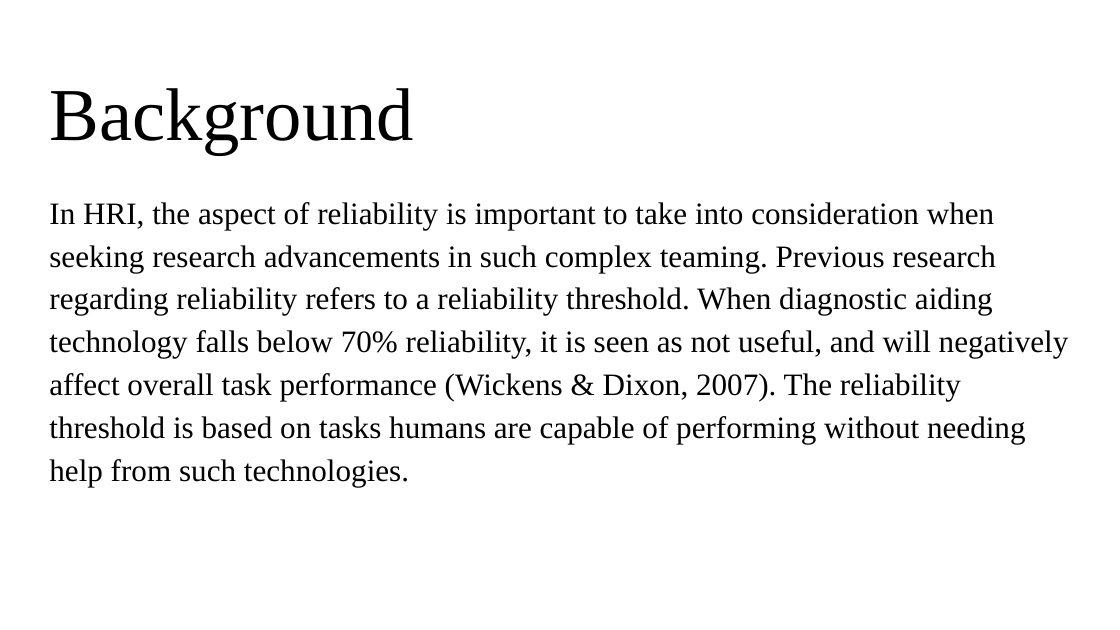
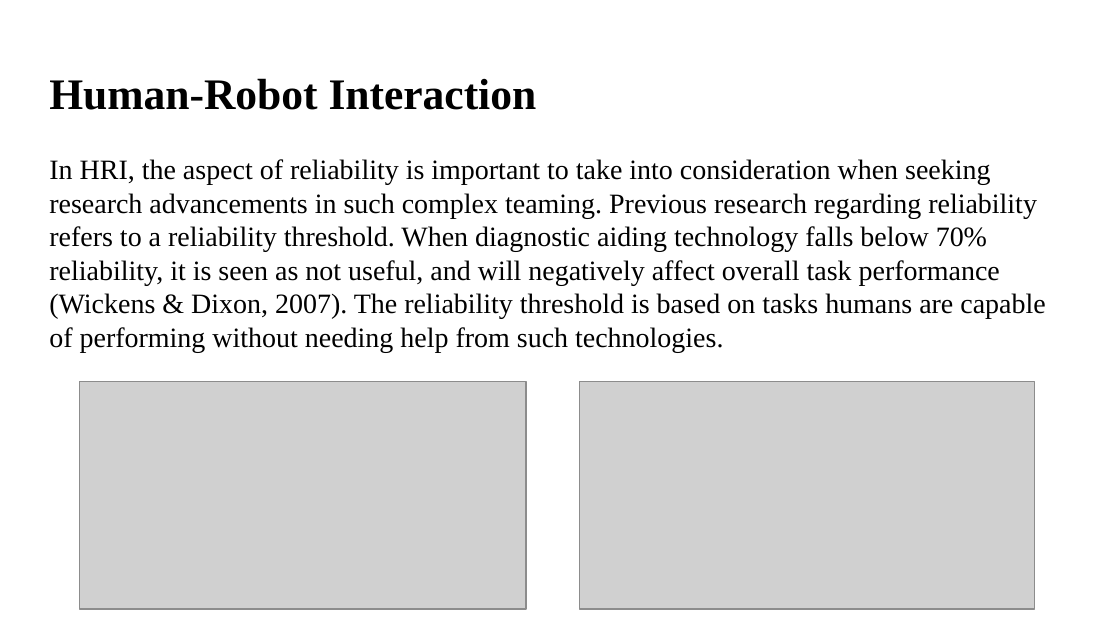
Before and after one commit to blakeanguyen/project_template, a slide deck: slide 2 of Final Project PowerPoint_110218BN.pptx. Drawn at 1120x630 pixels with LibreOffice and Linux fonts; fonts in the diff are those of the drawing; grey boxes stand for pictures. Boxes give left, top, right and bottom in pixels: in the first picture for what was removed or moved away, otherwise in the second. Text is boxed around its words. In the diff, an @@ line names an element or a change of style, - is before the commit and + after.

Commit message:
revised
Powerpoint -BN

```diff
--- a/Final Project PowerPoint_110218BN.pptx
+++ b/Final Project PowerPoint_110218BN.pptx
@@ title at bbox=[49, 78, 1045, 353]: text changed; size 20 to 18 pt @@
-In HRI, the aspect of reliability is important to take into consideration when seeking research advancements in such complex teaming. Previous research regarding reliability refers to a reliability threshold. When diagnostic aiding technology falls below 70% reliability, it is seen as not useful, and will negatively affect overall task performance (Wickens & Dixon, 2007). The reliability threshold is based on tasks humans are capable of performing without needing help from such technologies.
+Human-Robot Interaction
+In HRI, the aspect of reliability is important to take into consideration when seeking research advancements in such complex teaming. Previous research regarding reliability refers to a reliability threshold. When diagnostic aiding technology falls below 70% reliability, it is seen as not useful, and will negatively affect overall task performance (Wickens & Dixon, 2007). The reliability threshold is based on tasks humans are capable of performing without needing help from such technologies.
@@ title removed at bbox=[49, 88, 414, 155] @@
-Background
@@ picture added at bbox=[80, 382, 526, 609] @@
@@ picture added at bbox=[579, 382, 1034, 609] @@
```
Also in this commit, not shown: 5 other slides changed, 11 slides added, 5 slides removed.
